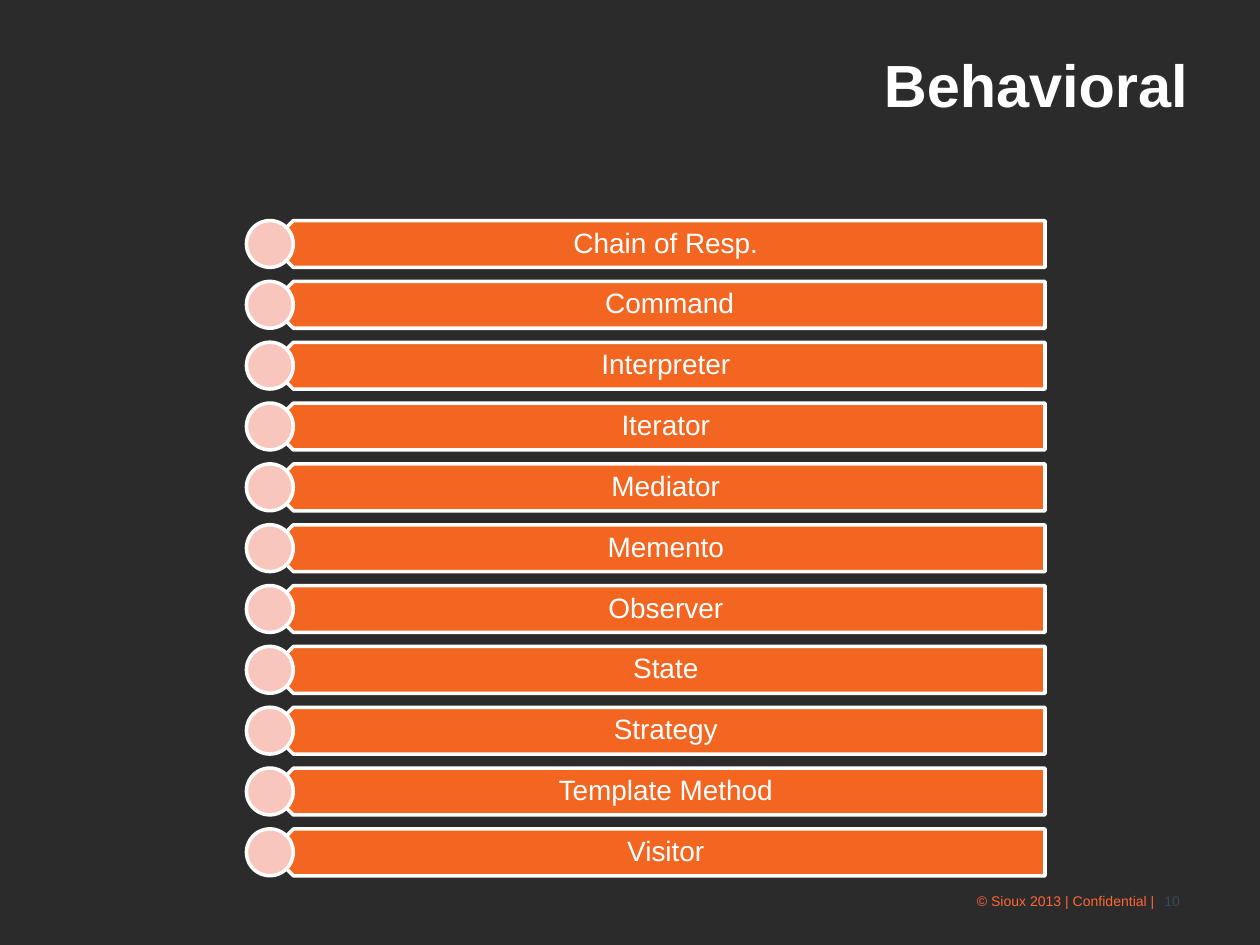
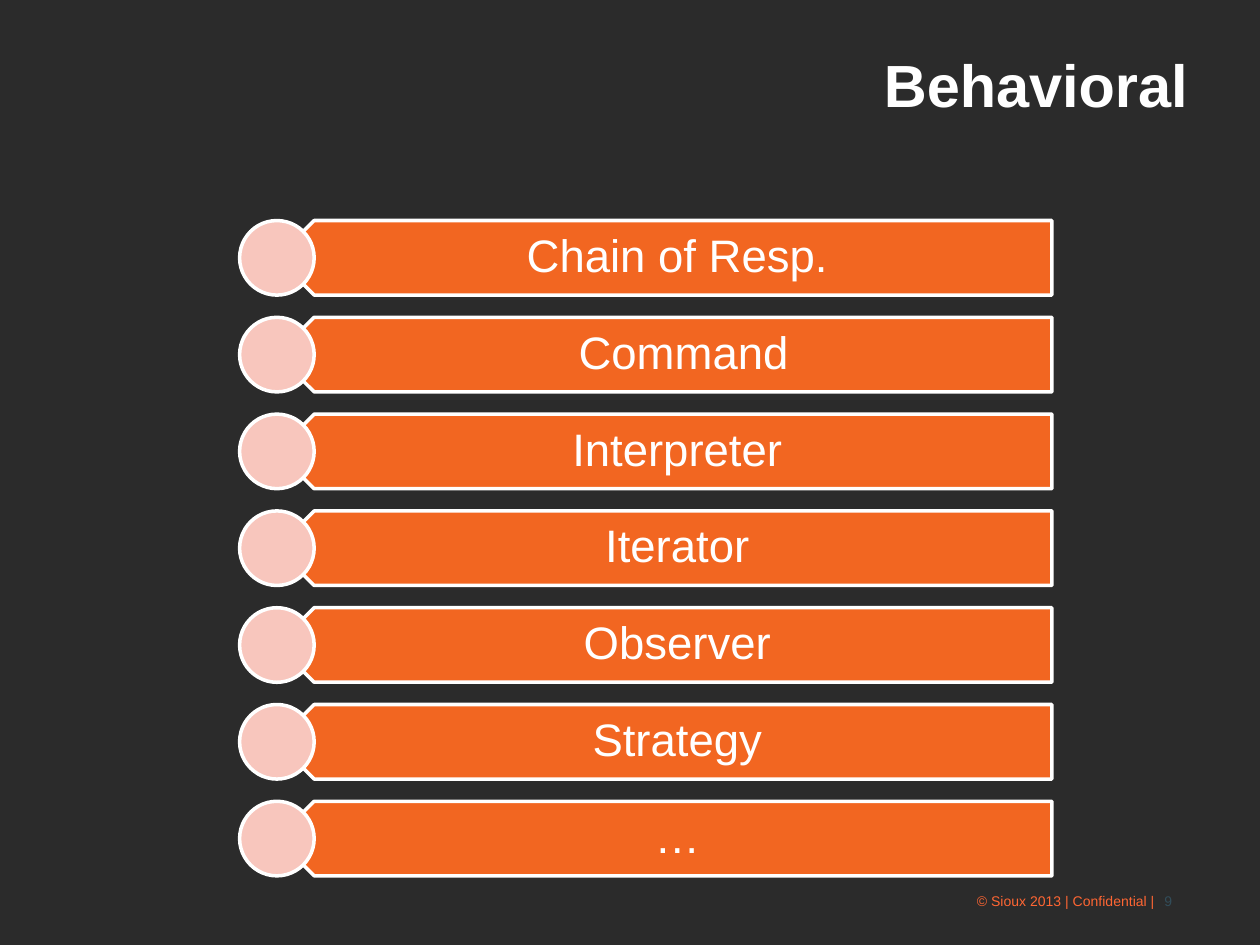
Before and after one commit to QuanTran91/SiouxCommunity, a slide deck: slide 9 of doc/Lecture 5 - 2015.09.26 Design Pattern.pptx (slide 10 before the commit). Drawn at 1260x945 pixels with LibreOffice and Linux fonts; fonts in the diff are those of the drawing; background and template pictures are left out; a plain dark background stands for a picture behind light text. Boxes give left, top, right and bottom in pixels: in the first picture for what was removed or moved away, otherwise in the second. Text is boxed around its words. In the diff, an @@ line names an element or a change of style, - is before the commit and + after.

```diff
--- a/doc/Lecture 5 - 2015.09.26 Design Pattern.pptx
+++ b/doc/Lecture 5 - 2015.09.26 Design Pattern.pptx
@@ ellipse: place and size @@
-ellipse at (247, 220, 294, 267)
+ellipse at (239, 220, 314, 295)
@@ pentagon arrow: place and size @@
-pentagon arrow at (270, 220, 1045, 267)
+pentagon arrow at (277, 220, 1052, 295)
@@ text "Chain of Resp.": place and size @@
-text "Chain of Resp." at (573, 232, 758, 258)
+text "Chain of Resp." at (527, 239, 828, 281)
@@ ellipse: place and size @@
-ellipse at (247, 343, 294, 389)
+ellipse at (239, 318, 314, 392)
@@ pentagon arrow: place and size @@
-pentagon arrow at (270, 343, 1045, 389)
+pentagon arrow at (277, 318, 1052, 392)
@@ text "Command": place and size @@
-text "Command" at (605, 292, 734, 314)
+text "Command" at (579, 336, 789, 370)
@@ ellipse: place and size @@
-ellipse at (247, 403, 294, 450)
+ellipse at (239, 415, 314, 489)
@@ pentagon arrow: place and size @@
-pentagon arrow at (270, 403, 1045, 450)
+pentagon arrow at (277, 415, 1052, 489)
@@ text "Interpreter": place and size @@
-text "Interpreter" at (601, 354, 730, 379)
+text "Interpreter" at (572, 434, 782, 475)
@@ ellipse: place and size @@
-ellipse at (247, 524, 294, 571)
+ellipse at (239, 510, 314, 585)
@@ pentagon arrow: place and size @@
-pentagon arrow at (270, 524, 1045, 571)
+pentagon arrow at (277, 510, 1052, 585)
@@ size 16 to 26 pt; more space between paragraphs in 6 elements at (593, 724, 762, 765), (527, 239, 828, 281), (584, 626, 771, 660), (579, 336, 789, 370), (572, 434, 782, 475), (605, 530, 749, 563) @@
@@ text "Iterator": place and size @@
-text "Iterator" at (622, 415, 710, 436)
+text "Iterator" at (605, 530, 749, 563)
@@ ellipse: place and size @@
-ellipse at (247, 646, 294, 693)
+ellipse at (239, 607, 314, 682)
@@ pentagon arrow: place and size @@
-pentagon arrow at (270, 646, 1045, 693)
+pentagon arrow at (277, 607, 1052, 682)
@@ text "Observer": place and size @@
-text "Observer" at (608, 597, 723, 619)
+text "Observer" at (584, 626, 771, 660)
@@ ellipse: place and size @@
-ellipse at (247, 707, 294, 753)
+ellipse at (239, 704, 314, 779)
@@ pentagon arrow: place and size @@
-pentagon arrow at (270, 707, 1045, 753)
+pentagon arrow at (277, 704, 1052, 779)
@@ text "Strategy": place and size @@
-text "Strategy" at (614, 719, 718, 744)
+text "Strategy" at (593, 724, 762, 765)
@@ ellipse: place and size @@
-ellipse at (247, 829, 294, 876)
+ellipse at (239, 801, 314, 876)
@@ pentagon arrow: place and size @@
-pentagon arrow at (270, 829, 1045, 876)
+pentagon arrow at (277, 801, 1052, 876)
@@ text added at (296, 801, 1052, 876), 26 pt, text #FFFFFF @@
+…
@@ group removed at (247, 281, 1045, 862): 5 texts, 4 pentagon arrows, 4 ellipses @@
-Mediator
-Memento
-State
-Template Method
-Visitor
@@ page number at (1152, 876, 1197, 926): text changed @@
-10
+9
```
Also in this commit, not shown: 1 other slide changed, 1 slide removed, 2 other files.
